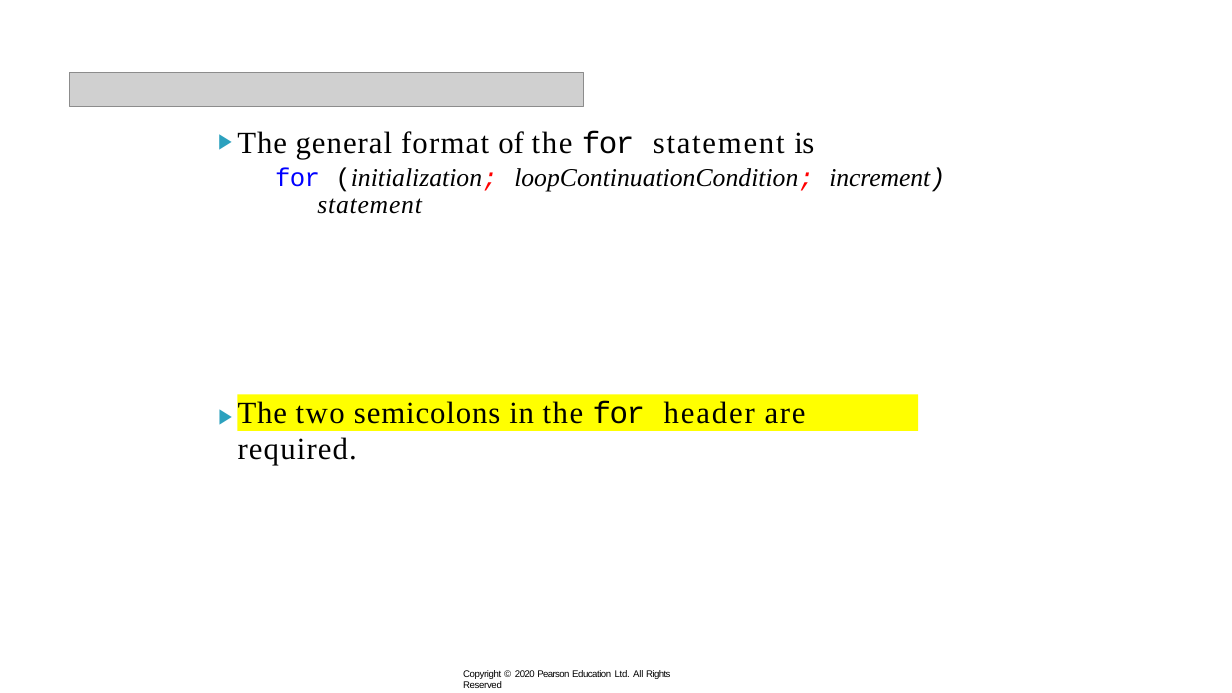
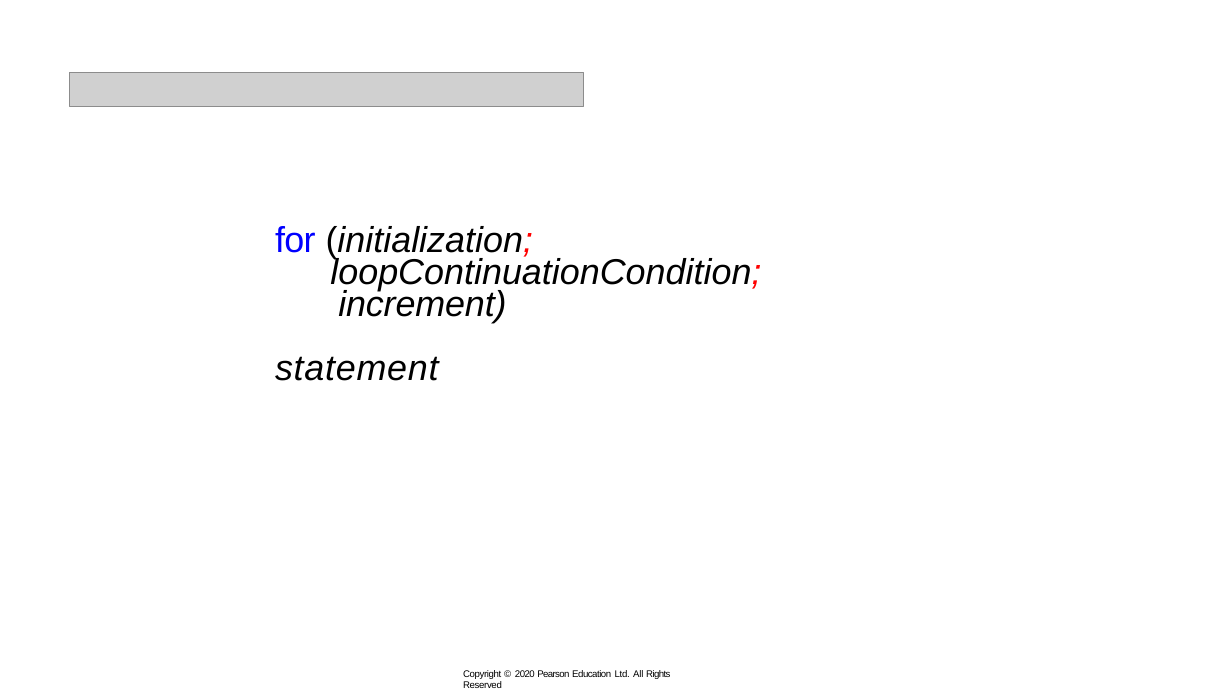
Before and after one commit to xiaoleibi/DMU26, a slide deck: slide 10 of ppt/uge39Loops_part1.pptx (slide 11 before the commit). Drawn at 1232x693 pixels with LibreOffice and Linux fonts; fonts in the diff are those of the drawing; grey boxes stand for pictures. Boxes give left, top, right and bottom in pixels: in the first picture for what was removed or moved away, otherwise in the second. Text is boxed around its words. In the diff, an @@ line names an element or a change of style, - is before the commit and + after.

```diff
--- a/ppt/uge39Loops_part1.pptx
+++ b/ppt/uge39Loops_part1.pptx
@@ text at [275,226,761,381]: text changed; size 20 to 28 pt; font Times New Roman to Arial @@
-▶ The general format of the for statement is
-for (initialization; loopContinuationCondition; increment) statement
+for (initialization;
+loopContinuationCondition;
+increment)
+statement
@@ text removed at [217,401,231,429] @@
-▶
@@ rectangle removed at [238,395,919,432] @@
-The two semicolons in the for header are required.
```
Also in this commit, not shown: 5 other slides changed, 1 slide added.
